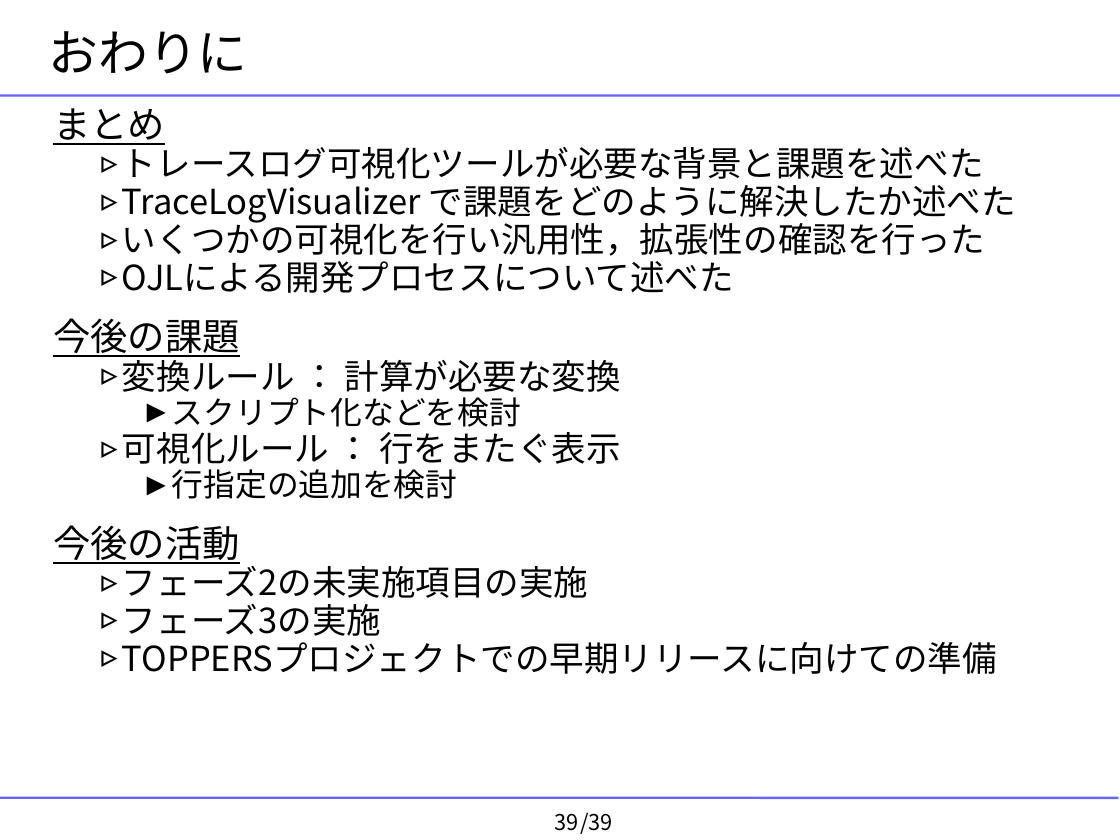
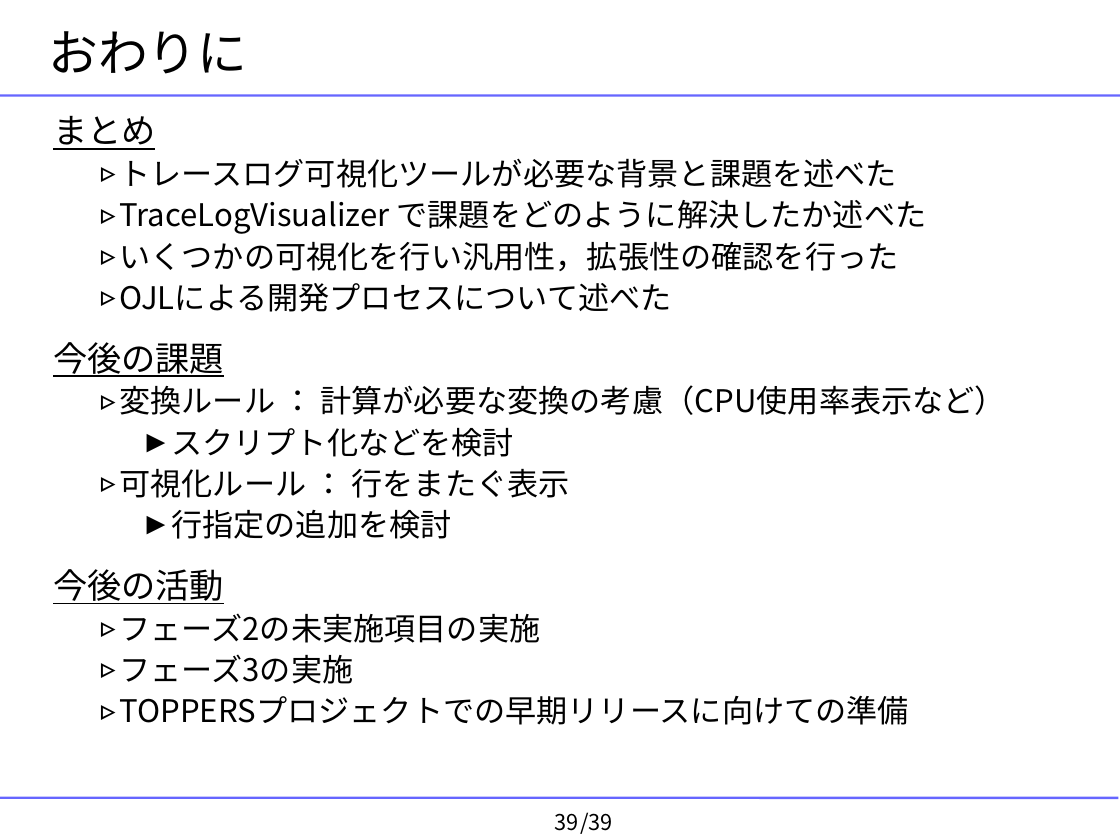
Before and after one commit to YixiaoLi/tlv4mc, a slide deck: slide 39 of doc/masterThesis/2008/goto/goto-thesis-slide.ppt. Drawn at 1120x840 pixels with LibreOffice and Linux fonts; fonts in the diff are those of the drawing; background and template pictures are left out. Boxes give left, top, right and bottom in pixels: in the first picture for what was removed or moved away, otherwise in the second. Text is boxed around its words. In the diff, an @@ line names an element or a change of style, - is before the commit and + after.

```diff
--- a/doc/masterThesis/2008/goto/goto-thesis-slide.ppt
+++ b/doc/masterThesis/2008/goto/goto-thesis-slide.ppt
@@ text at [53, 115, 927, 725]: size 24.1 to 22 pt in "まとめ", "今後の課題", "今後の活動"; size 22.2 to 20 pt in "トレースログ可視化ツールが必要な背景と課題を述べた", "TraceLogVisualizer で課題をどのように解決したか述べた", "いくつかの可視化を行い汎用性，拡張性の確認を行った", "OJLによる開発プロセスについて述べた" and 4 more places; size 20.4 to 20 pt in "スクリプト化などを検討", "行指定の追加を検討"; line spacing 0.8 to 1; less space between paragraphs @@
@@ text at [120, 385, 1006, 415]: text changed; size 22.2 to 20 pt @@
-  ▹ 変換ルール ： 計算が必要な変換
+  ▹ 変換ルール ： 計算が必要な変換の考慮（CPU使用率表示など）
```
Also in this commit, not shown: 3 other slides changed, 2 other files.
